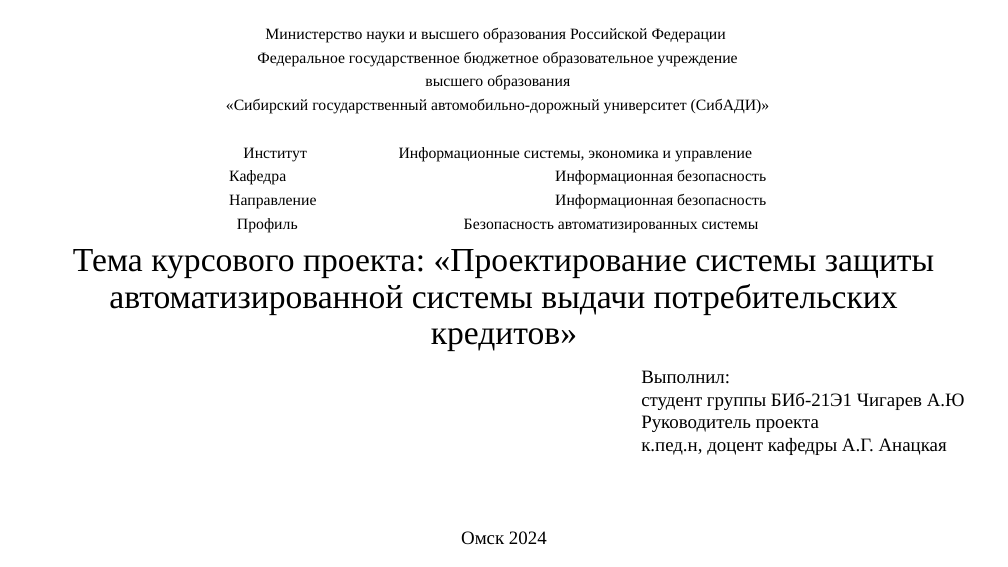
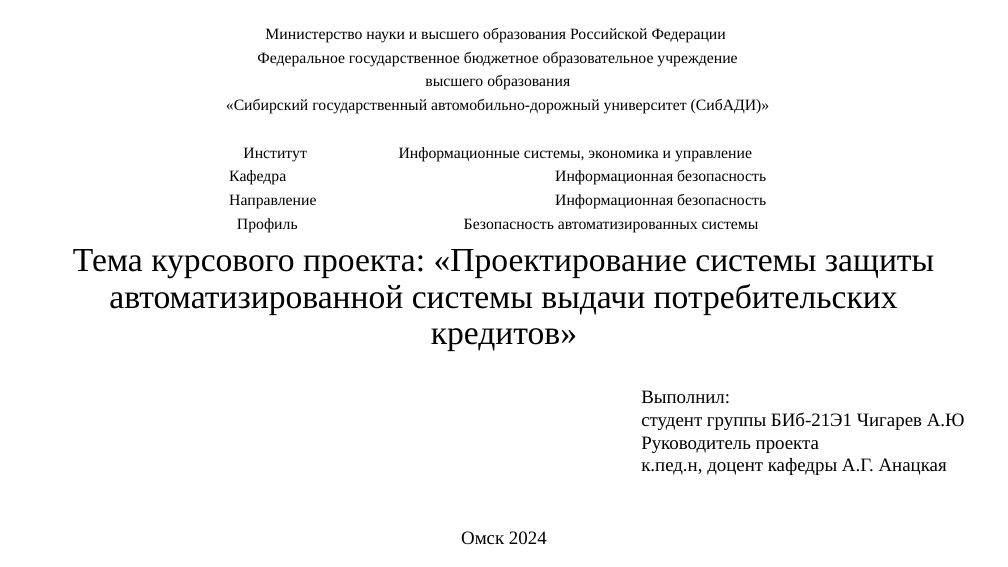
Before and after one commit to A1ex1in/3k2sKursachi, a slide deck: slide 1 of анацкая/КП/КР ЧигаревА.Ю. БИб-21Э1 ТПЗАС.pptx. Drawn at 1008x567 pixels with LibreOffice and Linux fonts; fonts in the diff are those of the drawing. Boxes give left, top, right and bottom in pixels: in the first picture for what was removed or moved away, otherwise in the second. Text is boxed around its words. In the diff, an @@ line names an element or a change of style, - is before the commit and + after.

```diff
--- a/анацкая/КП/КР ЧигаревА.Ю. БИб-21Э1 ТПЗАС.pptx
+++ b/анацкая/КП/КР ЧигаревА.Ю. БИб-21Э1 ТПЗАС.pptx
@@ text "Выполнил:": place and size @@
-text "Выполнил:" at bbox=[641, 370, 965, 455]
+text "Выполнил:" at bbox=[641, 390, 965, 475]
```
Also in this commit, not shown: 3 other slides changed, 1 slide removed.
